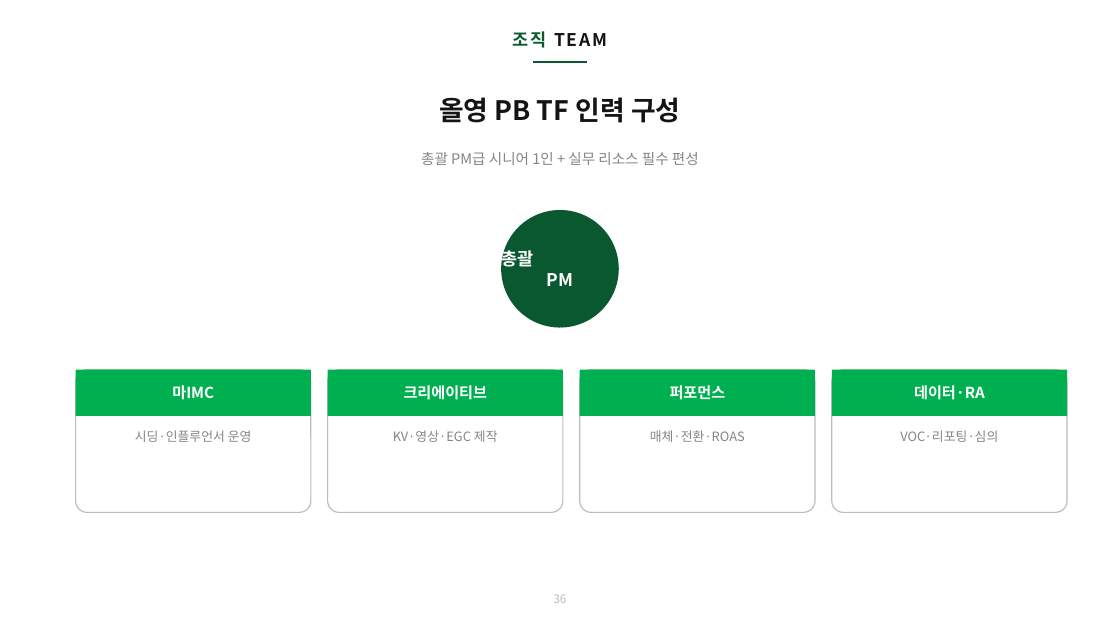
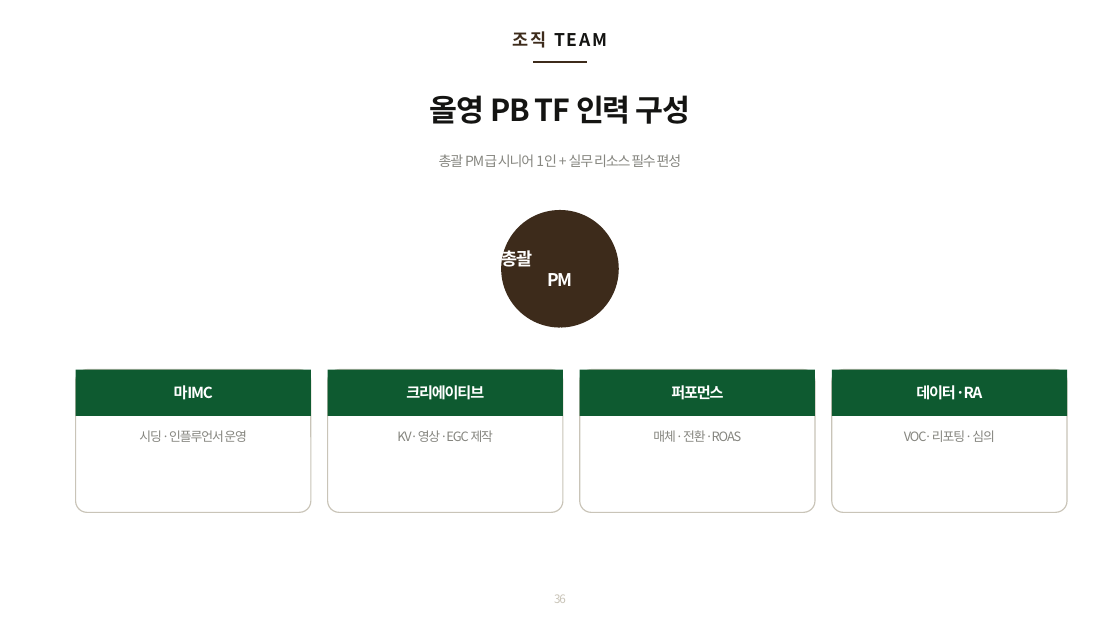
Before and after one commit to bat-han-26/oy_all-the-better_proposal, a slide deck: slide 36 of proposal/BAT_올리브영_2026_올더베러_마케팅제안_클린재설계_HAN.pptx. Drawn at 1120x630 pixels with LibreOffice and Linux fonts; fonts in the diff are those of the drawing. Boxes give left, top, right and bottom in pixels: in the first picture for what was removed or moved away, otherwise in the second. Text is boxed around its words. In the diff, an @@ line names an element or a change of style, - is before the commit and + after.

```diff
--- a/proposal/BAT_올리브영_2026_올더베러_마케팅제안_클린재설계_HAN.pptx
+++ b/proposal/BAT_올리브영_2026_올더베러_마케팅제안_클린재설계_HAN.pptx
@@ text "조직 TEAM" at [513,31,547,48]: text colour #09582F to #3D2B1B in "조직" @@
@@ elbow line (533, 62) - (586, 62): stroke #09582F 2.2 pt to #3D2B1B 2.2 pt @@
@@ text "올영 PB TF 인력 구성" at [430,95,690,124]: size 23 to 26 pt, letter spacing 0 to -1 pt @@
@@ text "총괄 PM급 시니어 1인 + ..." at [439,154,682,167]: size 12.5 to 12 pt, letter spacing 0 to -1 pt @@
@@ ellipse at [501,210,618,328]: fill #09582F to #3D2B1B @@
@@ elbow line (560, 328) - (560, 328): stroke #BDBDB6 1 pt to #C9C4B8 1 pt @@
@@ outline #BDBDB6 1 pt to #C9C4B8 1 pt in 4 elements at [76,370,311,513], [328,370,563,513], [580,370,815,513], [832,370,1067,513] @@
@@ fill #00B050 to #0E5A30 in 4 elements at [76,370,311,416], [328,370,563,416], [580,370,815,416], [832,370,1067,416] @@
@@ letter spacing 0 to -1 pt in 9 elements at [501,247,572,286], [174,385,213,400], [139,430,247,442], [406,385,484,400], [397,430,493,442], [671,385,723,400], [653,430,741,442], [916,385,982,400], [904,430,995,442] @@
```
Also in this commit, not shown: 36 other slides changed, 1 other file.
